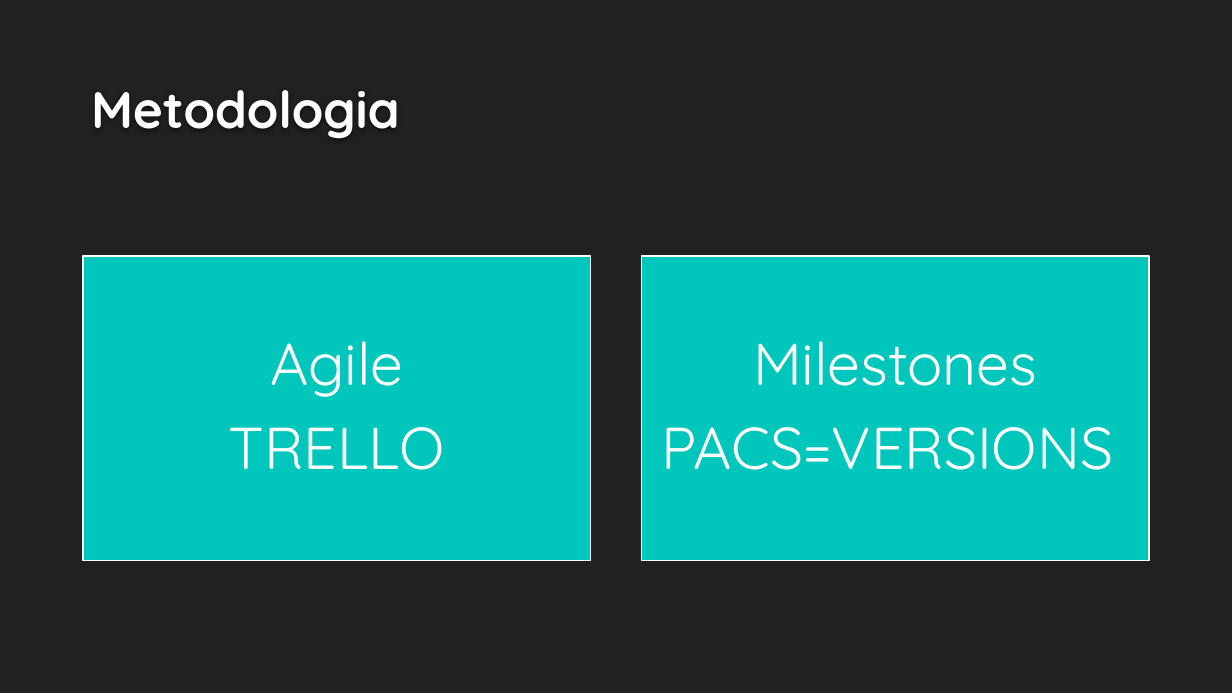
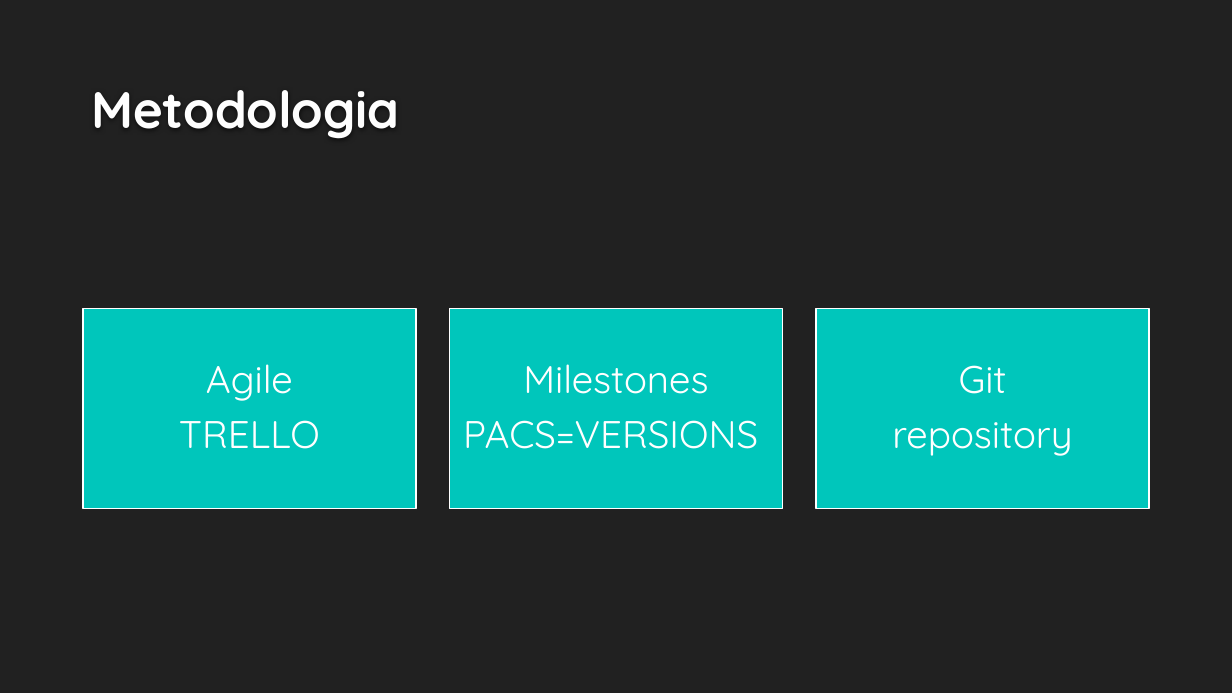
Before and after one commit to davidlopez3D/project_darkestvalley, a slide deck: slide 3 of Presentació/Darkest Valley.pptx (slide 5 before the commit). Drawn at 1232x693 pixels with LibreOffice and Linux fonts; fonts in the diff are those of the drawing; background and template pictures are left out. Boxes give left, top, right and bottom in pixels: in the first picture for what was removed or moved away, otherwise in the second. Text is boxed around its words. In the diff, an @@ line names an element or a change of style, - is before the commit and + after.

```diff
--- a/Presentació/Darkest Valley.pptx
+++ b/Presentació/Darkest Valley.pptx
@@ text "Agile": place and size @@
-text "Agile" at box(229, 341, 445, 470)
+text "Agile" at box(179, 364, 320, 449)
@@ text "Agile" at box(179, 364, 320, 449): size 46 to 30 pt; less space between paragraphs @@
@@ rectangle: place and size @@
-rectangle at box(83, 256, 591, 561)
+rectangle at box(83, 309, 417, 508)
@@ text "Milestones" at box(463, 364, 758, 449): size 46 to 30 pt; less space between paragraphs @@
@@ text "Milestones": place and size @@
-text "Milestones" at box(661, 341, 1113, 470)
+text "Milestones" at box(463, 364, 758, 449)
@@ rectangle added at box(449, 309, 783, 508), fill #00C6BB, outline #FFFFFF 1.25 pt @@
@@ rectangle: place and size @@
-rectangle at box(641, 256, 1149, 561)
+rectangle at box(816, 309, 1150, 508)
@@ text added at box(892, 365, 1072, 456), 30 pt, text #FFFFFF @@
+Git
+repository
```
Also in this commit, not shown: 4 other slides changed, 1 slide added, 30 other files.
